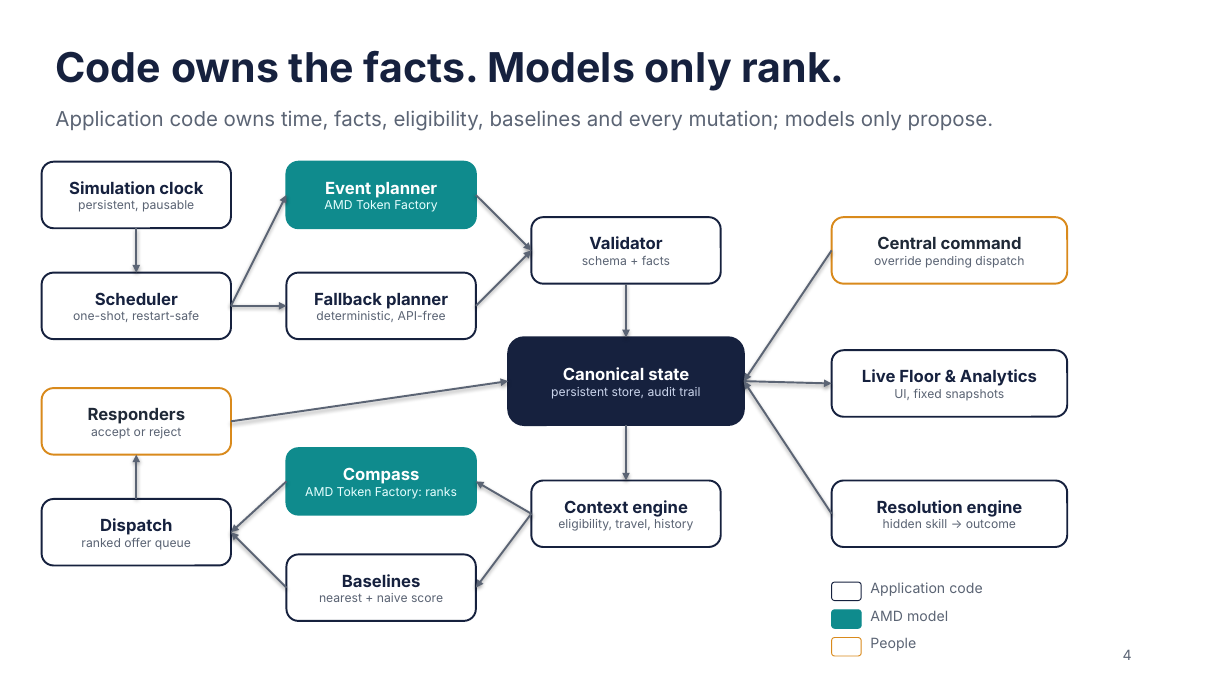
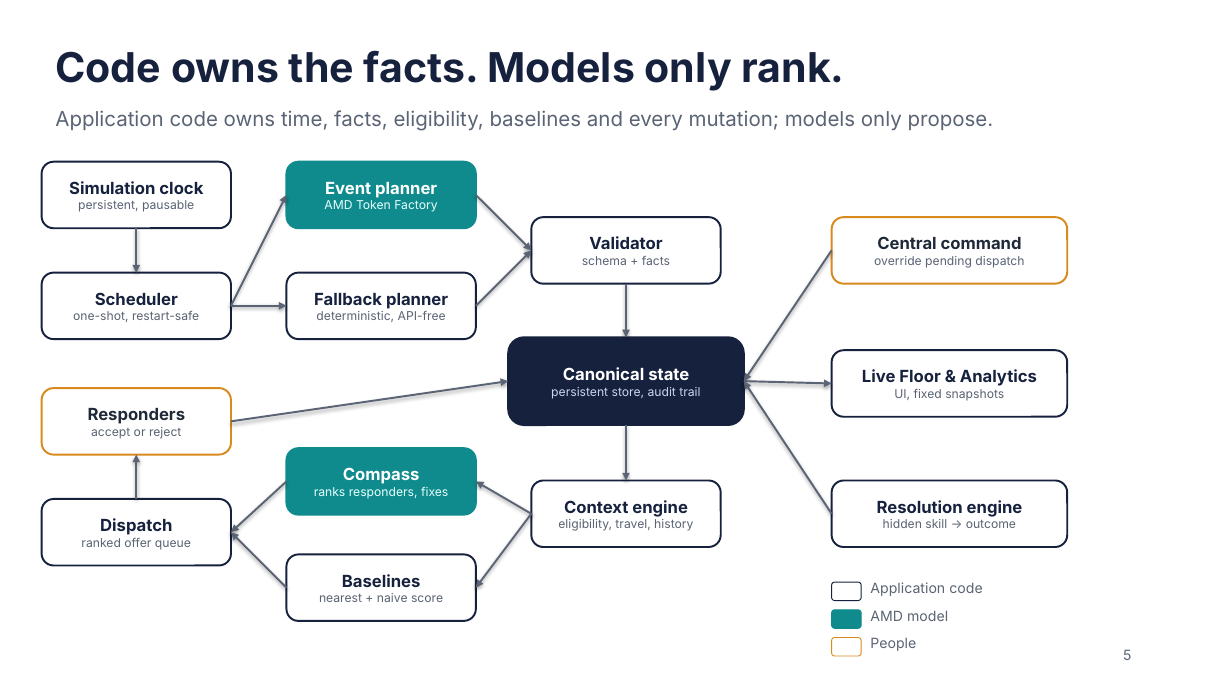
Before and after one commit to e8aura-makodev58/amd-compass, a slide deck: slide 5 of docs/submission/ResponseCompass-deck.pptx (slide 4 before the commit). Drawn at 1232x693 pixels with LibreOffice and Linux fonts; fonts in the diff are those of the drawing. Boxes give left, top, right and bottom in pixels: in the first picture for what was removed or moved away, otherwise in the second. Text is boxed around its words. In the diff, an @@ line names an element or a change of style, - is before the commit and + after.

```diff
--- a/docs/submission/ResponseCompass-deck.pptx
+++ b/docs/submission/ResponseCompass-deck.pptx
@@ text in rounded rectangle at (314,486,448,499): text changed @@
-AMD Token Factory: ranks
+ranks responders, fixes
@@ text at (1123,649,1131,660): text changed @@
-4
+5
```
Also in this commit, not shown: 7 other slides changed, 6 slides added, 2 slides removed, 16 other files.
